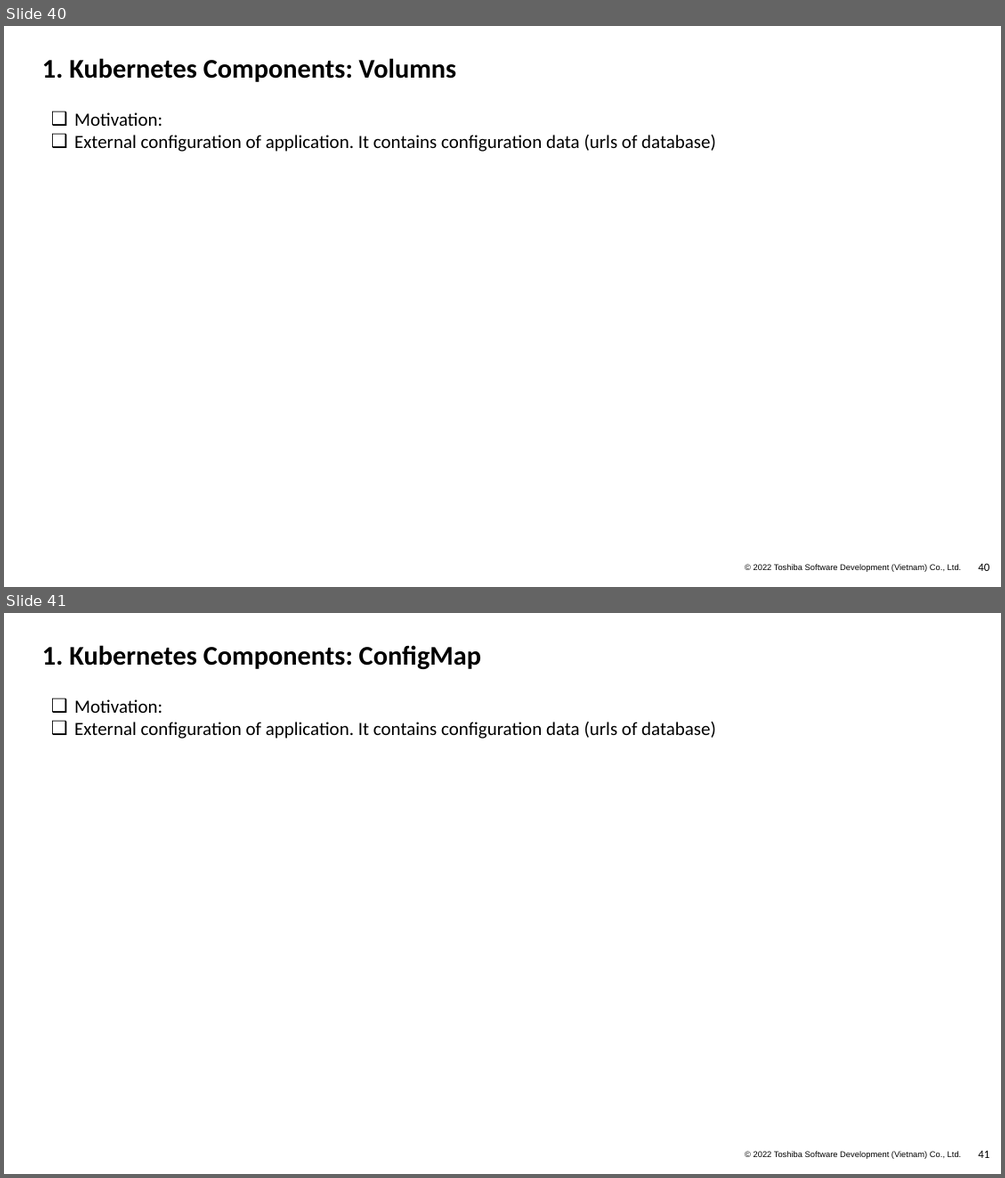
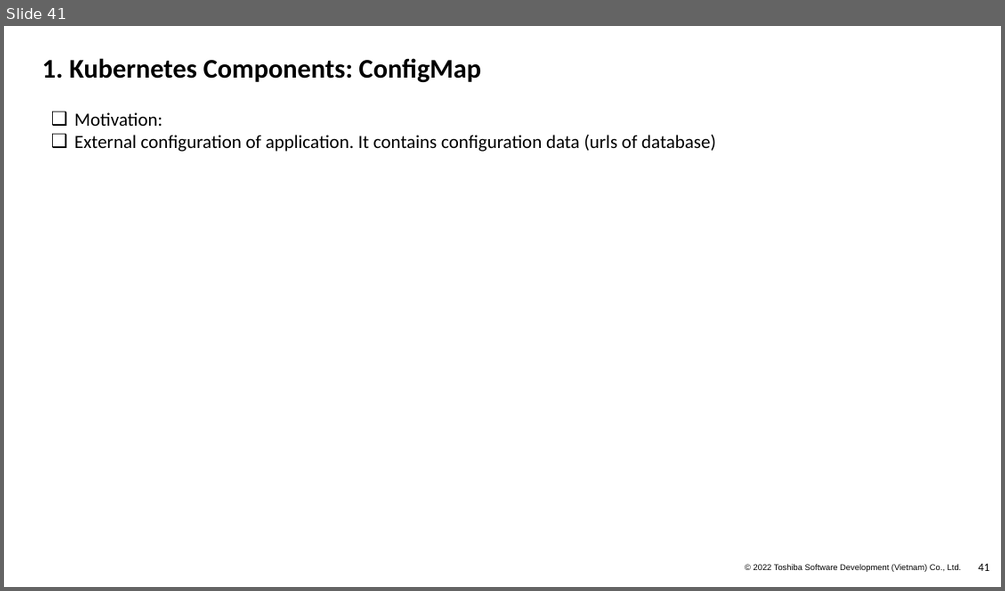
Before and after one commit to Doan-Nguyen/Programming, a slide deck: Docker_Kubeneste.pptx. Shown one above the other, each under a label of ours: slides 40 and 41 before the commit, slide 41 after it. The pictures are 1005x1178 and 1005x591 pixels, drawn with LibreOffice and Linux fonts; fonts in the diff are those of the drawing; background and template pictures are left out. Boxes give left, top, right and bottom in pixels: in the first picture for what was removed or moved away, otherwise in the second. Text is boxed around its words. In the diff, an @@ line names an element or a change of style, - is before the commit and + after.

```diff
--- a/Docker_Kubeneste.pptx
+++ b/Docker_Kubeneste.pptx
@@ slide 40 removed at [4,26,1001,587], background #FFFFFF; not listed: 2 template elements that a slide beside it also shows @@
@@ title removed at [42,58,457,82] @@
-1. Kubernetes Components: Volumns
@@ text removed at [74,112,716,151] @@
-❑ Motivation:
-❑ External configuration of application. It contains configuration data (urls of database)
```
Also in this commit, not shown: 7 slides changed, 1 slide added.
